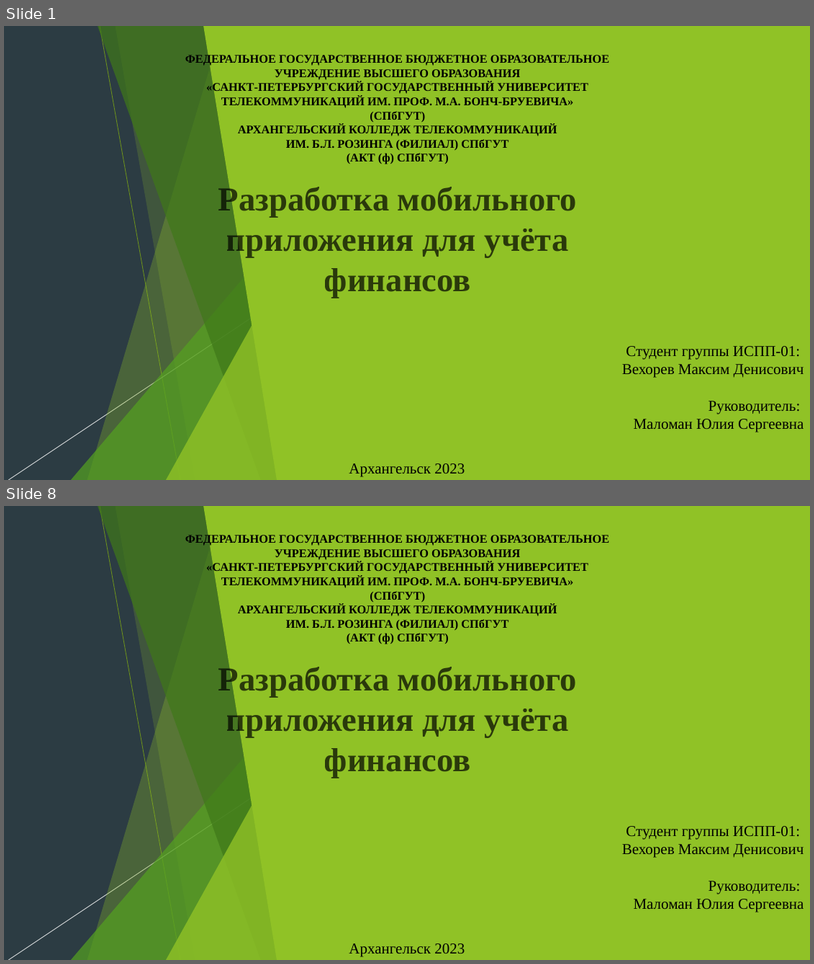
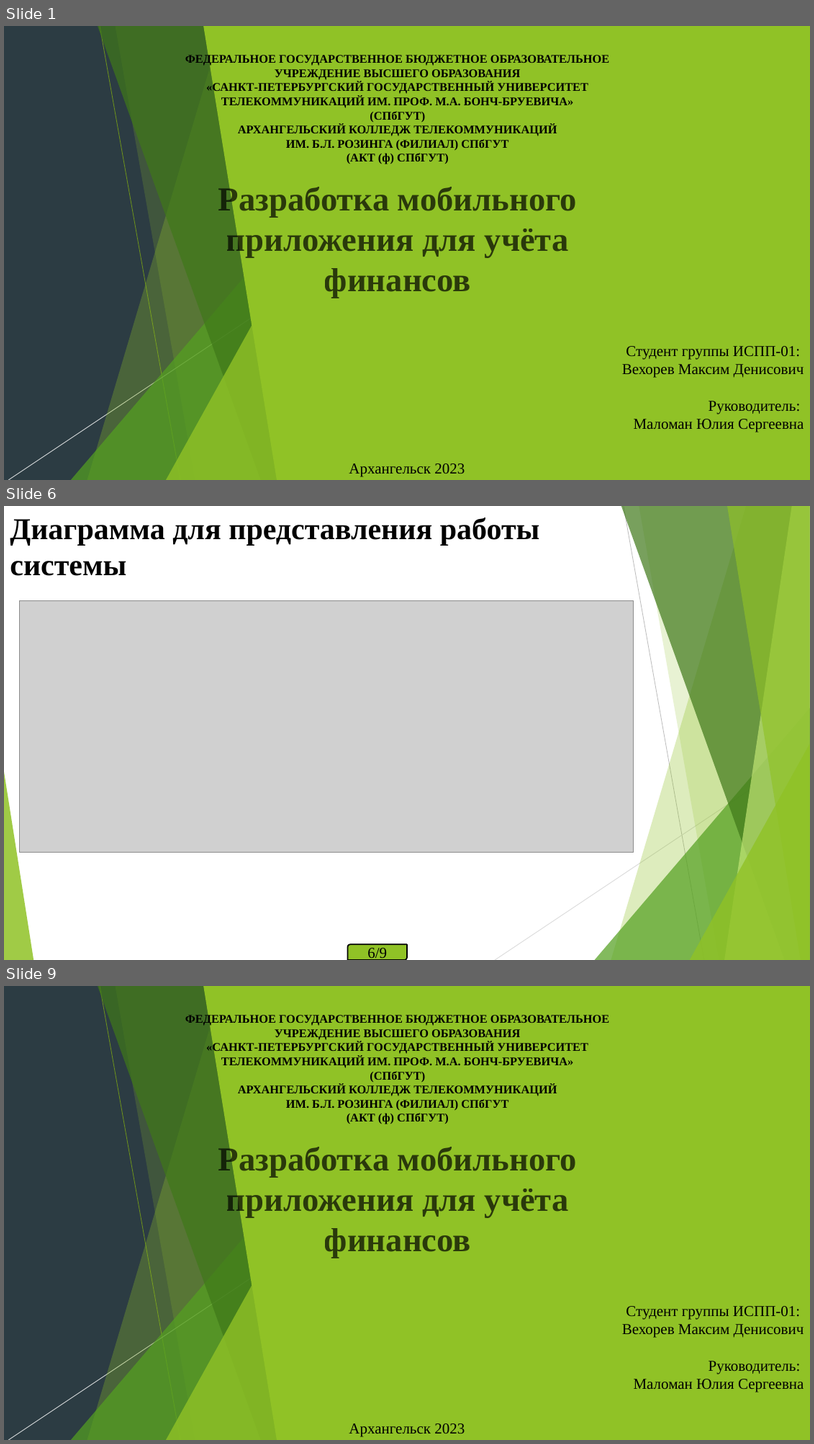
Before and after one commit to tel0p/Application_MyFinance_Kotlin, a slide deck: Курсовой проект.pptx. Shown one above the other, each under a label of ours: slides 1 and 8 before the commit, slides 1, 6 and 9 after it; the slides between them are not shown. The pictures are 814x964 and 814x1444 pixels, drawn with LibreOffice and Linux fonts; fonts in the diff are those of the drawing; grey boxes stand for pictures. Boxes give left, top, right and bottom in pixels: in the first picture for what was removed or moved away, otherwise in the second. Text is boxed around its words. In the diff, an @@ line names an element or a change of style, - is before the commit and + after.

Commit message:
UpdatePresentation

```diff
--- a/Курсовой проект.pptx
+++ b/Курсовой проект.pptx
@@ slide 6 added at box(4, 506, 810, 960), background #FFFFFF; not listed: 7 template elements that a slide beside it also shows @@
@@ title added at box(10, 518, 540, 576), 36 pt, text #000000, bold @@
+Диаграмма для представления работы системы
@@ line added from (624, 506) to (705, 960), #BFBFBF 0.75 pt @@
@@ picture added at box(19, 601, 634, 852) @@
@@ line added from (810, 750) to (495, 960), #D9D9D9 0.75 pt @@
@@ triangle added at box(4, 772, 34, 960), fill #90C226 at 85% opacity @@
@@ round diag rect added at box(347, 944, 407, 960), fill #90C226, outline #000000 1.5 pt, 18 pt, text #000000 @@
+6/9
@@ what was slide 8 is now slide 9 @@
```
Also in this commit, not shown: 6 slides changed.
